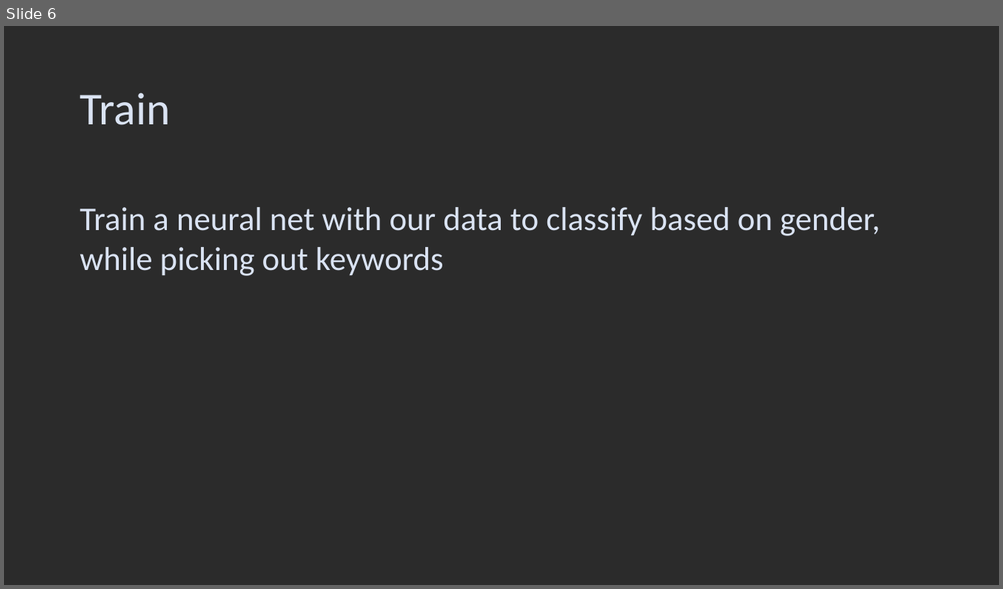
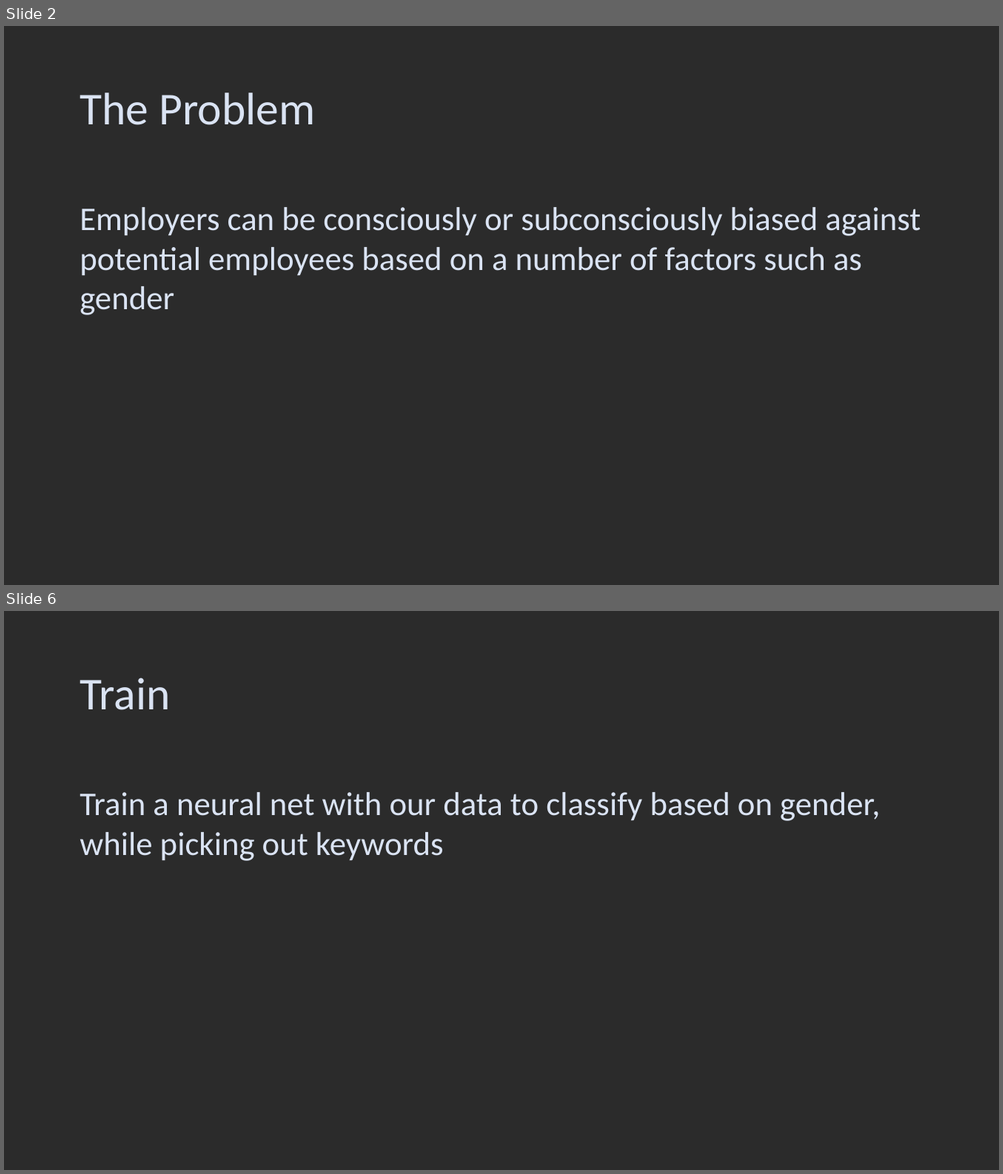
Before and after one commit to yurilavinas/ai_big_data_quantum_compution, a slide deck: DegenderisePresentation.pptx. Shown one above the other, each under a label of ours: slide 6 before the commit, slides 2 and 6 after it; the slides between them are not shown. The pictures are 1003x589 and 1003x1174 pixels, drawn with LibreOffice and Linux fonts; fonts in the diff are those of the drawing; background and template pictures are left out; a plain dark background stands for a picture behind light text. Boxes give left, top, right and bottom in pixels: in the first picture for what was removed or moved away, otherwise in the second. Text is boxed around its words. In the diff, an @@ line names an element or a change of style, - is before the commit and + after.

```diff
--- a/DegenderisePresentation.pptx
+++ b/DegenderisePresentation.pptx
@@ slide 2 added at box(4, 26, 999, 585), background picture (left out) @@
@@ title added at box(79, 93, 315, 125), 44 pt, text #DAE3F3 @@
+The Problem
@@ text added at box(79, 207, 920, 315), 32 pt, text #DAE3F3 @@
+Employers can be consciously or subconsciously biased against potential employees based on a number of factors such as gender
```
Also in this commit, not shown: 3 slides changed, 1 slide removed.
